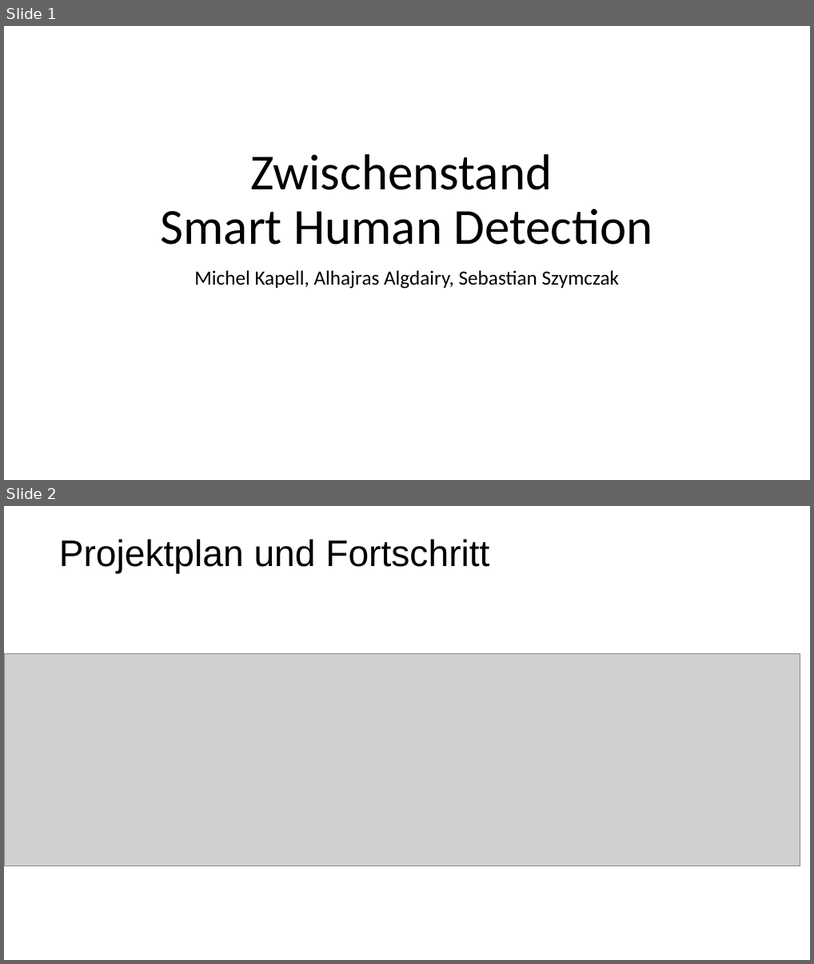
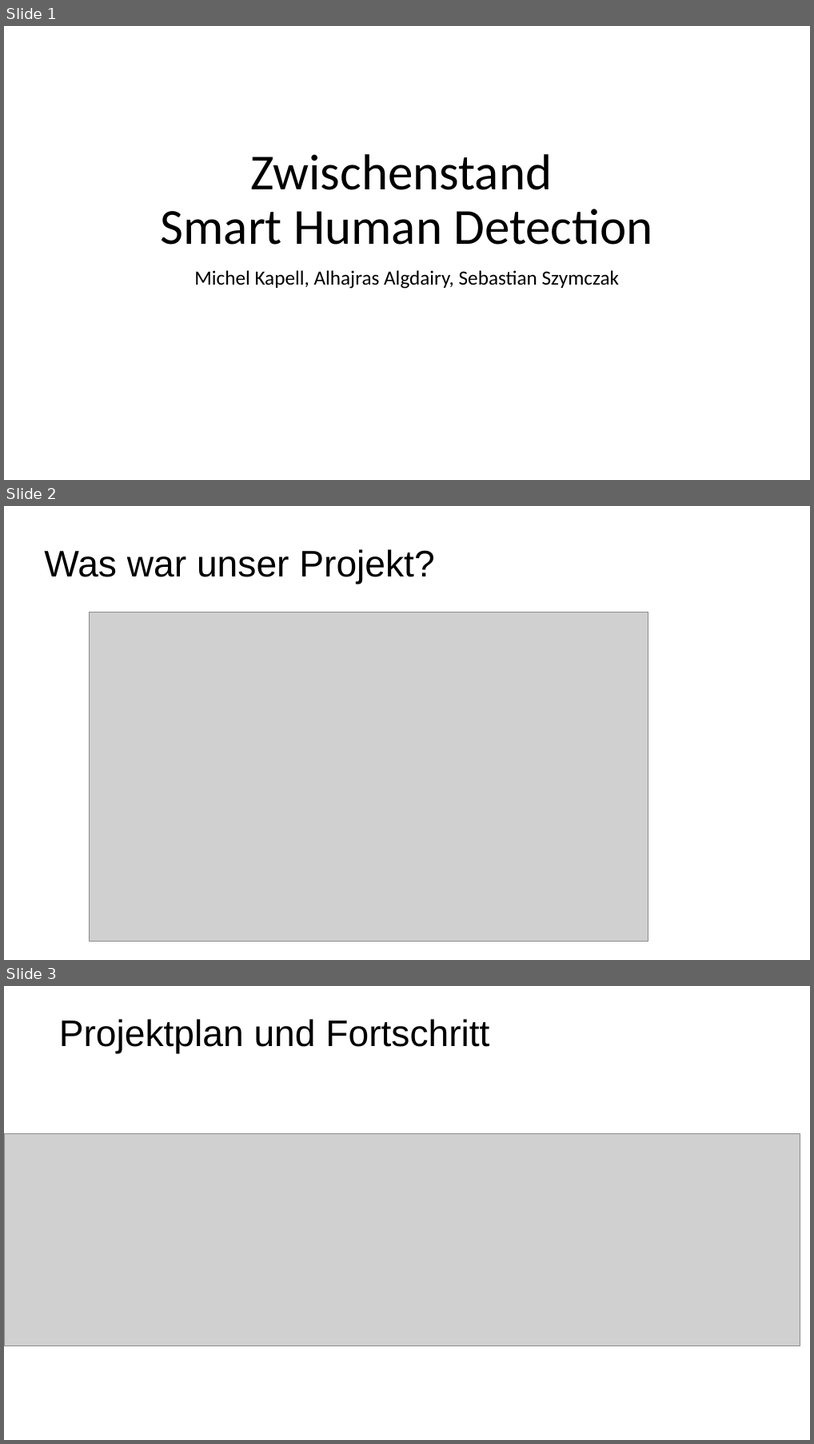
Before and after one commit to smartuni/SmartHumanDetection, a slide deck: Doku/Smart Human Detection Zwischenstand.pptx. Shown one above the other, each under a label of ours: slides 1 and 2 before the commit, slides 1, 2 and 3 after it. The pictures are 814x964 and 814x1444 pixels, drawn with LibreOffice and Linux fonts; fonts in the diff are those of the drawing; grey boxes stand for pictures. Boxes give left, top, right and bottom in pixels: in the first picture for what was removed or moved away, otherwise in the second. Text is boxed around its words. In the diff, an @@ line names an element or a change of style, - is before the commit and + after.

```diff
--- a/Doku/Smart Human Detection Zwischenstand.pptx
+++ b/Doku/Smart Human Detection Zwischenstand.pptx
@@ slide 2 added at (x1=4, y1=506, x2=810, y2=960), background #FFFFFF @@
@@ text added at (x1=44, y1=549, x2=434, y2=584), 44 pt, text #000000 @@
+Was war unser Projekt?
@@ picture added at (x1=90, y1=612, x2=648, y2=941) @@
@@ what was slide 2 is now slide 3 @@
```
Also in this commit, not shown: 1 slide changed, 2 other slides added.
